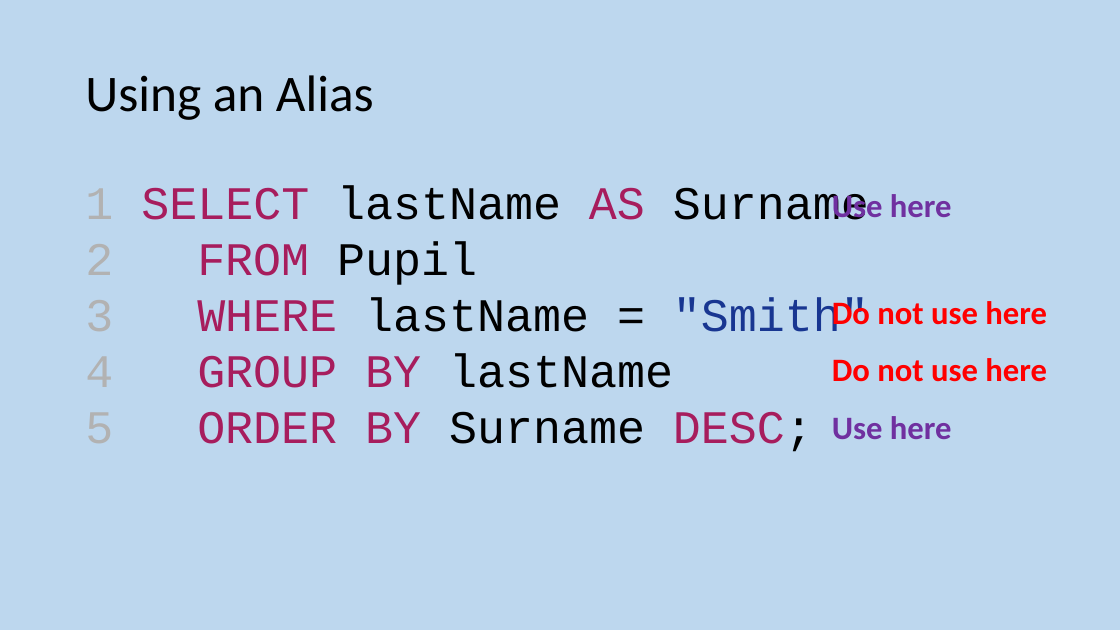
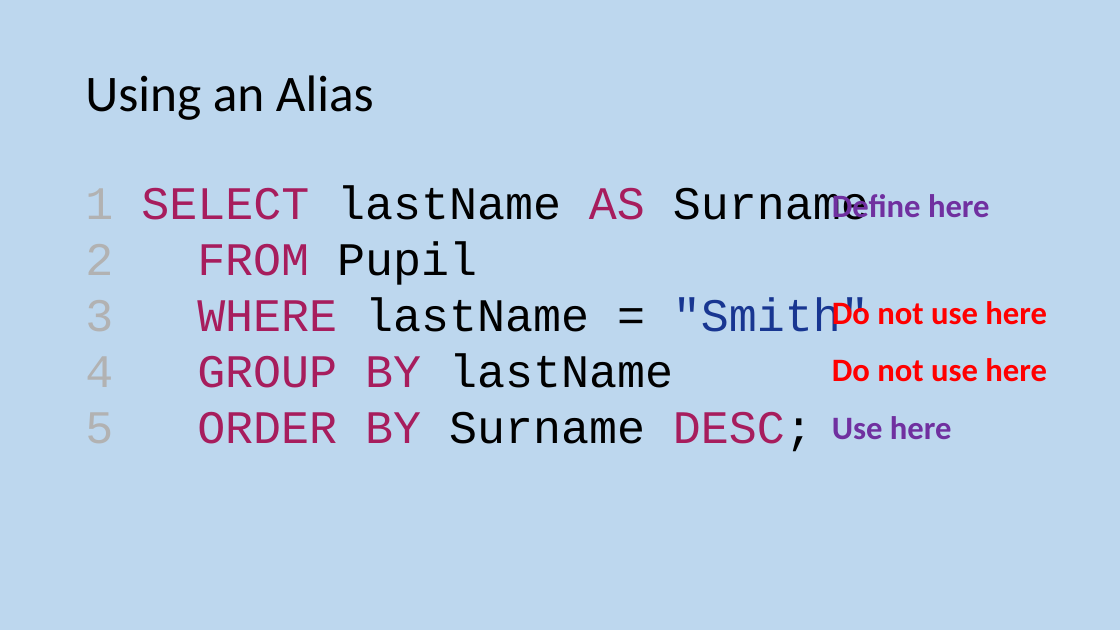
Before and after one commit to MrFriendCS/MrFriendCS.github.io, a slide deck: slide 64 of h-cs/ddd/H CS DDD Slides.pptx. Drawn at 1120x630 pixels with LibreOffice and Linux fonts; fonts in the diff are those of the drawing. Boxes give left, top, right and bottom in pixels: in the first picture for what was removed or moved away, otherwise in the second. Text is boxed around its words. In the diff, an @@ line names an element or a change of style, - is before the commit and + after.

```diff
--- a/h-cs/ddd/H CS DDD Slides.pptx
+++ b/h-cs/ddd/H CS DDD Slides.pptx
@@ text at <box>832,194,990,220</box>: text changed @@
-Use here
+Define here
```
